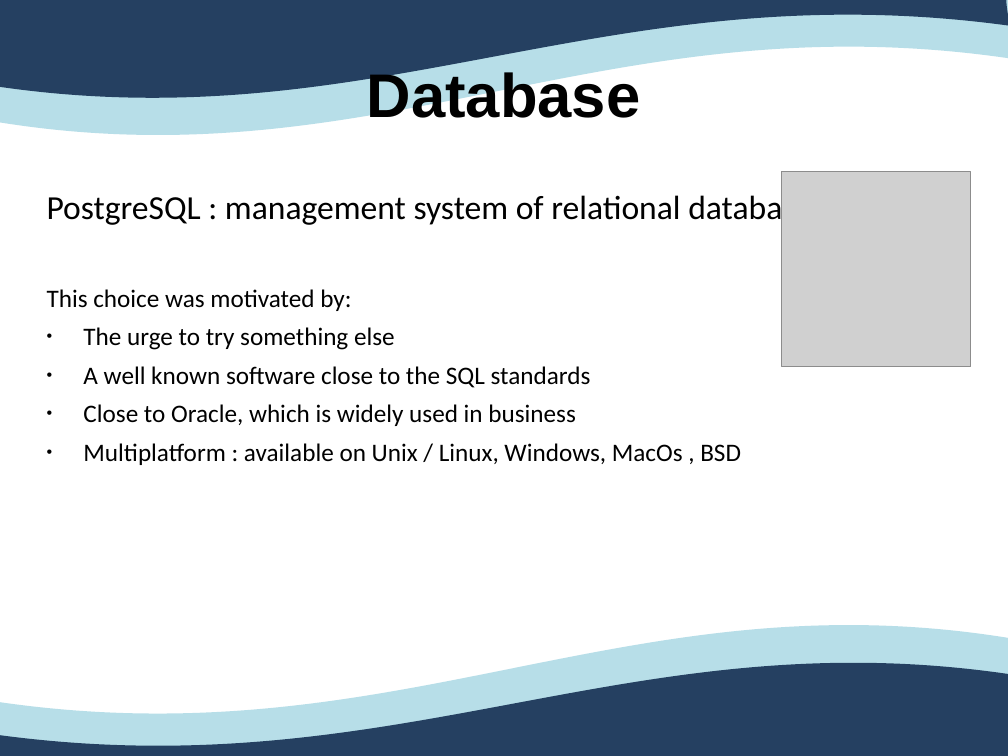
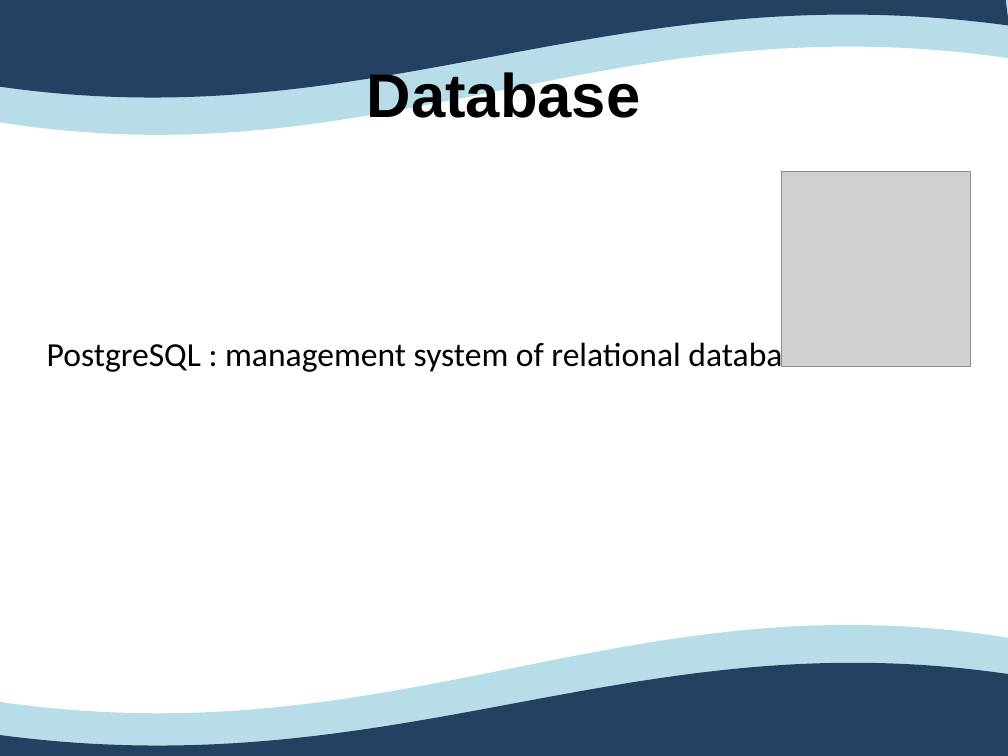
Before and after one commit to Ovan33/Immobilier, a slide deck: slide 8 of docs/Rapport/ProjetTuteureAnglais.ppt. Drawn at 1008x756 pixels with LibreOffice and Linux fonts; fonts in the diff are those of the drawing; grey boxes stand for pictures. Boxes give left, top, right and bottom in pixels: in the first picture for what was removed or moved away, otherwise in the second. Text is boxed around its words. In the diff, an @@ line names an element or a change of style, - is before the commit and + after.

```diff
--- a/docs/Rapport/ProjetTuteureAnglais.ppt
+++ b/docs/Rapport/ProjetTuteureAnglais.ppt
@@ freeform shape at (0, 0, 1008, 135): outline redrawn @@
@@ text "PostgreSQL : management system of ..." at (47, 338, 825, 372): indent changed @@
@@ text at (47, 289, 741, 465): paragraphs removed @@
-This choice was motivated by:
-• The urge to try something else
-• A well known software close to the SQL standards
-• Close to Oracle, which is widely used in business
-• Multiplatform : available on Unix / Linux, Windows, MacOs , BSD
```
Also in this commit, not shown: 23 other slides changed, 1 slide added, 1 slide removed, 10 other files.
